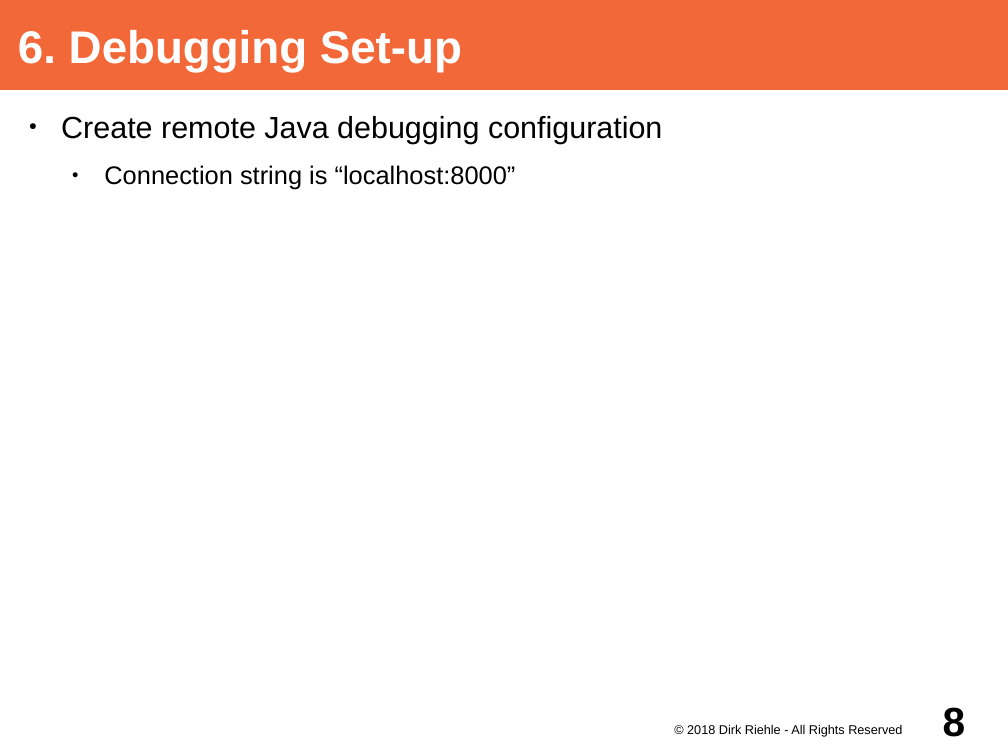
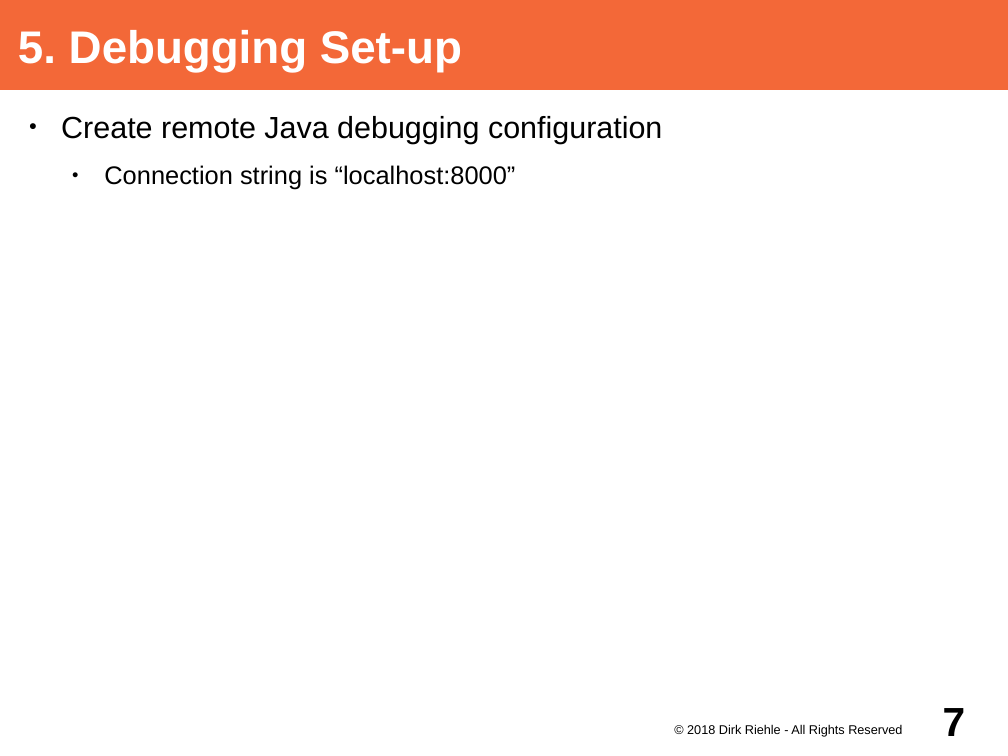
Before and after one commit to dirkriehle/adap-course, a slide deck: slide 7 of Lecture slides/ADAP A03 - Project Set-up.odp (slide 8 before the commit). Drawn at 1008x756 pixels with LibreOffice and Linux fonts; fonts in the diff are those of the drawing. Boxes give left, top, right and bottom in pixels: in the first picture for what was removed or moved away, otherwise in the second. Text is boxed around its words. In the diff, an @@ line names an element or a change of style, - is before the commit and + after.

```diff
--- a/Lecture slides/ADAP A03 - Project Set-up.odp
+++ b/Lecture slides/ADAP A03 - Project Set-up.odp
@@ title at box(18, 30, 462, 72): text changed @@
-6. Debugging Set-up
+5. Debugging Set-up
@@ page number at box(943, 708, 966, 736): text changed @@
-8
+7
```
Also in this commit, not shown: 6 other slides changed, 1 slide added, 3 slides removed, 17 other files.
